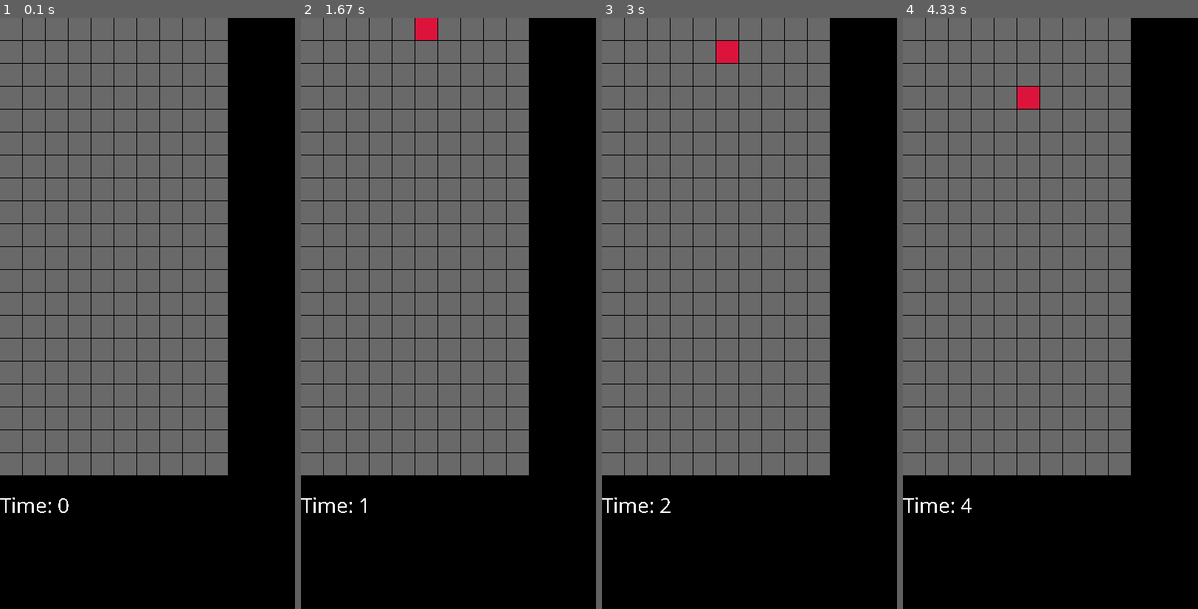
Above: before the commit, frames 1-4 (left to right).
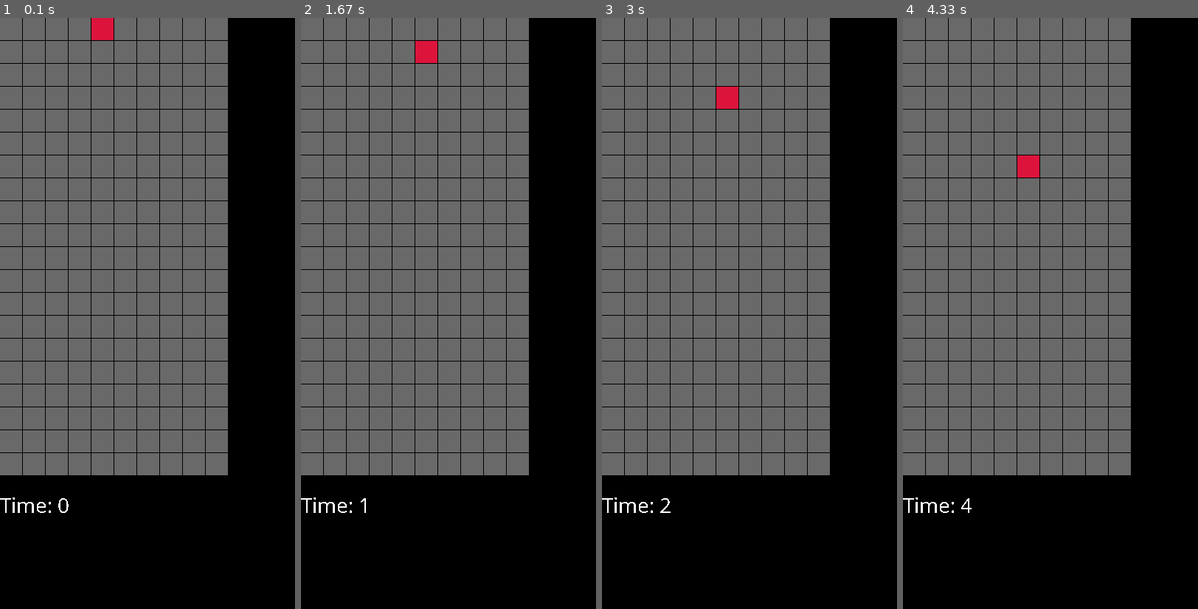
Above: after the commit, the same moments.

Repository: KarolWisniewski00/PygameTetrisClone
Game: pygame game, started from main.py
The game is run twice, just before and just after one commit, with the same random seed, the same clock (stepped at 60 frames per second) and the same inputs.
Inputs:
- Up to frame 1 (0.1 s): no input
- Up to frame 2 (1.67 s): hold Right 0.33-0.8 s; hold Right 0.83-1.3 s; hold Left from 1.33 s (still down)
- Up to frame 3 (3 s): release Left at 1.87 s; hold Down 1.9-2.2 s; hold Left 2.23-2.63 s; hold Right from 2.67 s (still down)
- Up to frame 4 (4.33 s): release Right at 3.3 s; hold Down 3.33-3.7 s; hold Left 3.73-4.2 s; hold Right from 4.23 s (still down)

The runs differ from the first frame. In frame 1, 0.3% of the frame differs, in the area x 31-39%, y 0-4%; in frame 2, 0.6%, in the area x 38-47%, y 0-8%; in frame 3, 0.6%; in frame 4, 0.6%.

Commit message:
first basic working

Diff:
--- a/main.py
+++ b/main.py
@@ -15,30 +15,38 @@
         self.time=0
         self.window = pygame.display.set_mode((WIDTH,HEIGHT))
         self.font = pygame.font.SysFont('Comic Sans MS', 30)
-        self.matrix = [[0]*10 for _ in range(20)]
-        self.point = [-1,-1]
+        self.matrix_width = 10
+        self.matrix_height = 20
+        self.matrix = [[0]*self.matrix_width for _ in range(self.matrix_height)]
+        self.position = [4,0]
+
+    def move_down_tetrimino(self):
+        try:
+            if self.matrix[self.position[1]+1][self.position[0]] == 0:
+                self.position[1]+=1
+            else:
+                self.matrix[self.position[1]][self.position[0]] = 1
+                self.position = [4,0]
+        except:
+            self.matrix[self.position[1]][self.position[0]] = 1
+            self.position = [4,0]
 
     def event_per_sec(self):
         self.time+=1
-        try:
-            self.point[1]+=1
-            self.matrix[self.point[1]][5]=1
-            self.matrix[self.point[1]-1][5]=0
-        except:
-            pass
+        self.move_down_tetrimino()
 
-    def draw(self):
+    def draw_background(self):
         self.window.fill(self.black)
-        for row in range(20):
-            for column in range(10):
-                if (self.matrix[row][column]==0):
+        for row in range(self.matrix_height):
+            for column in range(self.matrix_width):
+                if self.matrix[row][column]==0:
                     pygame.draw.rect(self.window,(self.gray),[
                     column*(self.square_height+self.margin),
                     row*(self.square_height+self.margin),
                     self.square_width,
                     self.square_height
                     ])
-                elif (self.matrix[row][column]==1):
+                elif self.matrix[row][column]==1:
                     pygame.draw.rect(self.window,(self.red),[
                     column*(self.square_height+self.margin),
                     row*(self.square_height+self.margin),
@@ -48,7 +56,19 @@
 
         time = self.font.render('Time: {}'.format(self.time), False, self.white)
         self.window.blit(time, (0,640))
+
+    def draw_tetrimino(self):
+        pygame.draw.rect(self.window,(self.red),[
+        self.position[0]*(self.square_height+self.margin),
+        self.position[1]*(self.square_height+self.margin),
+        self.square_width,
+        self.square_height
+        ])
         pygame.display.update()
+
+    def draw(self):
+        self.draw_background()
+        self.draw_tetrimino()
 
     def main(self):
         run = True
@@ -62,6 +82,15 @@
                     run = False
                 if event.type == pygame.USEREVENT:
                     self.event_per_sec()
+                if event.type == pygame.KEYDOWN:
+                    if event.key == pygame.K_LEFT:
+                        if self.position[0]>0:
+                            self.position[0] -= 1
+                    if event.key == pygame.K_RIGHT:
+                        if self.position[0]<self.matrix_width-1:
+                            self.position[0] += 1
+                    if event.key == pygame.K_DOWN:
+                        self.move_down_tetrimino()
 
             self.draw()
 
